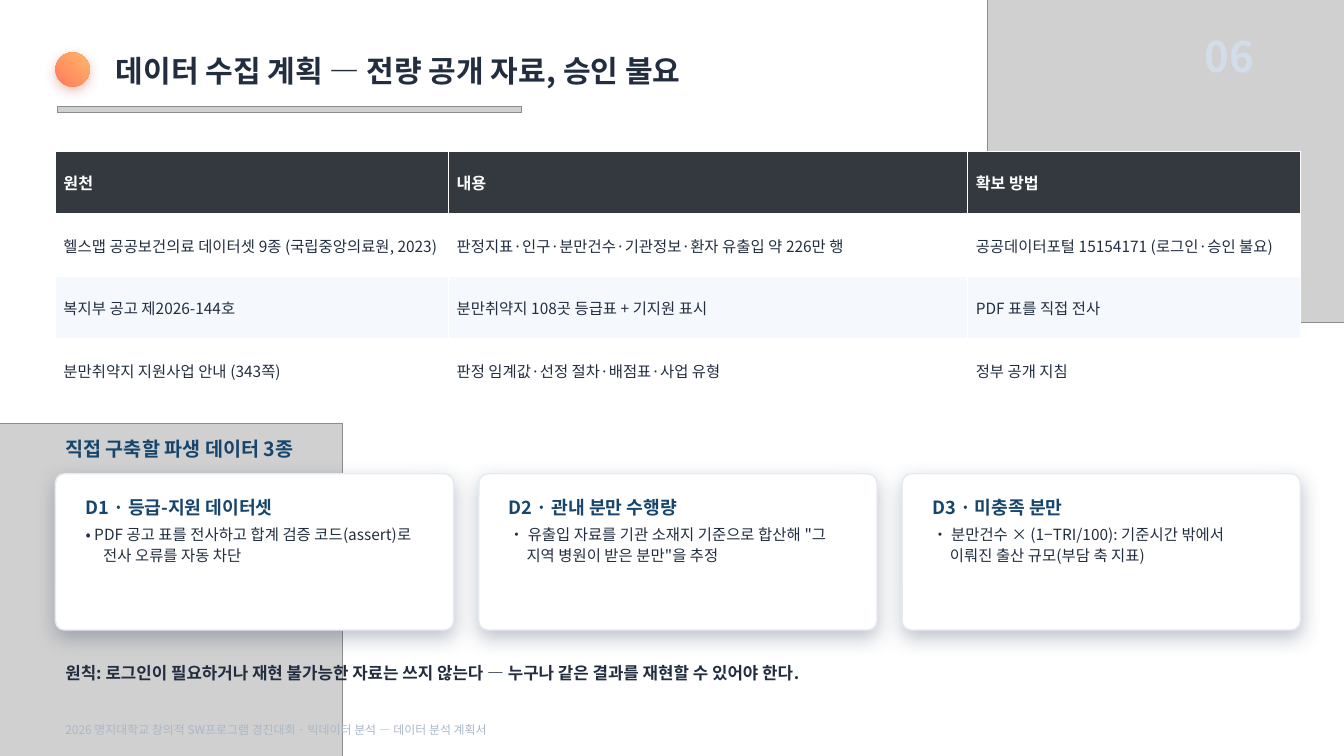
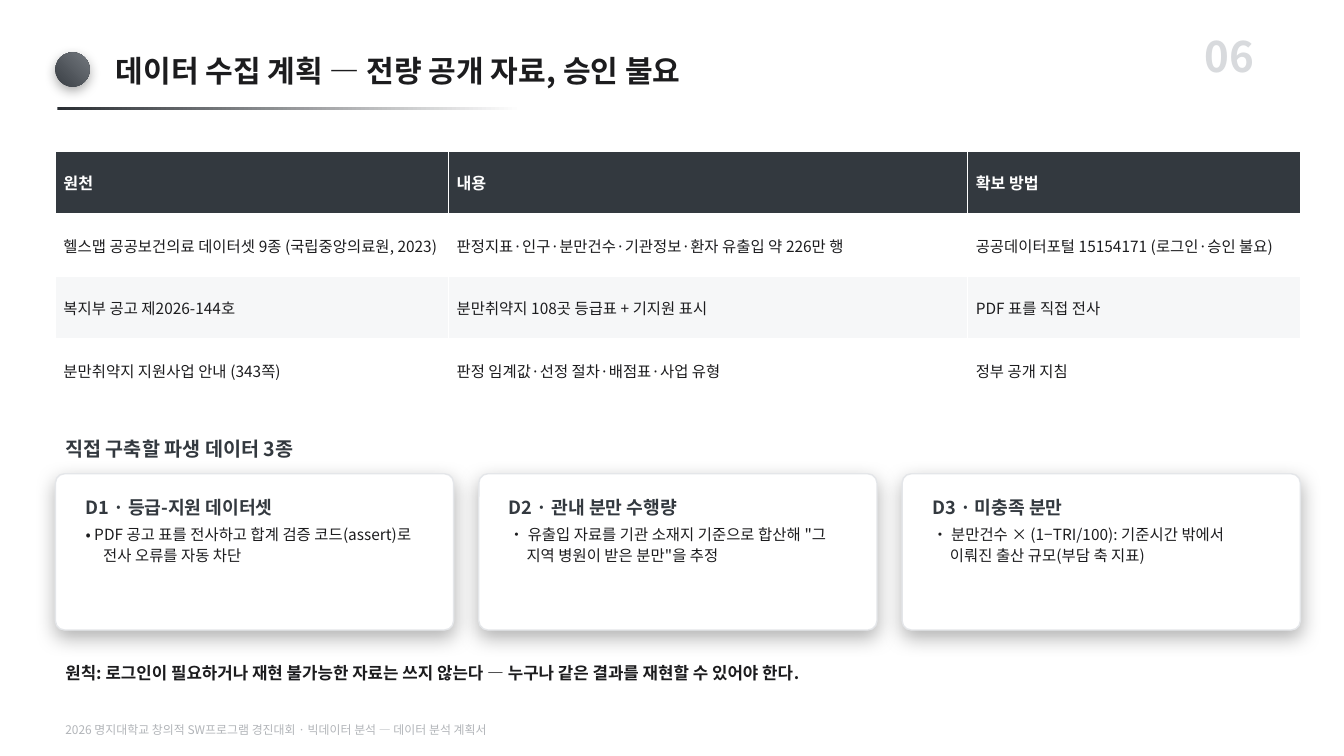
Before and after one commit to karvvan/maternity-care-policy-audit, a slide deck: slide 6 of 04_제출물/데이터분석_계획서.pptx. Drawn at 1344x756 pixels with LibreOffice and Linux fonts; fonts in the diff are those of the drawing; grey boxes stand for pictures. Boxes give left, top, right and bottom in pixels: in the first picture for what was removed or moved away, otherwise in the second. Text is boxed around its words. In the diff, an @@ line names an element or a change of style, - is before the commit and + after.

Commit message:
계획서 PPT 모노톤판으로 교체 (12장)

```diff
--- a/04_제출물/데이터분석_계획서.pptx
+++ b/04_제출물/데이터분석_계획서.pptx
@@ picture removed at (988, 0, 1344, 323) @@
@@ text added at (1204, 23, 1254, 84), 30 pt, text #D8DADD, bold @@
+06
@@ rounded rectangle at (55, 52, 90, 87): fill gradient #FF7A59 to #FFB86B to gradient #3A3F45 to #73787E; shadow changed @@
@@ text "데이터 수집 계획 — 전량 ..." at (116, 56, 680, 89): text colour #222E40 to #1C1C1E @@
@@ picture removed at (57, 107, 521, 113) @@
@@ rectangle added at (57, 107, 521, 110), fill gradient #2A2E33 to #FFFFFF @@
@@ table at (55, 151, 1301, 401) @@
@@ fill #F5F8FC to #F6F7F8 in row 3 @@
@@ text colour #222E40 to #1C1C1E @@
@@ picture removed at (0, 423, 343, 756) @@
@@ text "직접 구축할 파생 데이터 3종" at (65, 439, 294, 458): text colour #17456B to #33393F @@
@@ outline #E4EAF2 1 pt to #E4E6E9 1 pt; shadow changed in 3 elements at (55, 474, 454, 630), (479, 474, 877, 630), (902, 474, 1301, 630) @@
@@ text "D1 · 등급-지원 데이터셋" at (86, 498, 411, 563): text colour #17456B to #33393F in "D1 · 등급-지원 데이터셋"; text colour #222E40 to #1C1C1E in "• PDF 공고 표를 전사하고 합계 검증 ..." @@
@@ text "D2 · 관내 분만 수행량" at (509, 498, 827, 563): text colour #17456B to #33393F in "D2 · 관내 분만 수행량"; text colour #222E40 to #1C1C1E in "• 유출입 자료를 기관 소재지 기준으로 합산해 ..." @@
@@ text "D3 · 미충족 분만" at (932, 498, 1225, 564): text colour #17456B to #33393F in "D3 · 미충족 분만"; text colour #222E40 to #1C1C1E in "• 분만건수 × (1−TRI/100): 기준시간 밖에서 이뤄진 ..." @@
@@ text "원칙: 로그인이 필요하거나 재현 불가능한 ..." at (65, 665, 799, 681): text colour #222E40 to #1C1C1E @@
@@ text "2026 명지대학교 창의적 SW프로그램 경진대회 ..." at (65, 724, 487, 735): text colour #ABB7C7 to #B2B5B9 @@
```
Also in this commit, not shown: 11 other slides changed.
